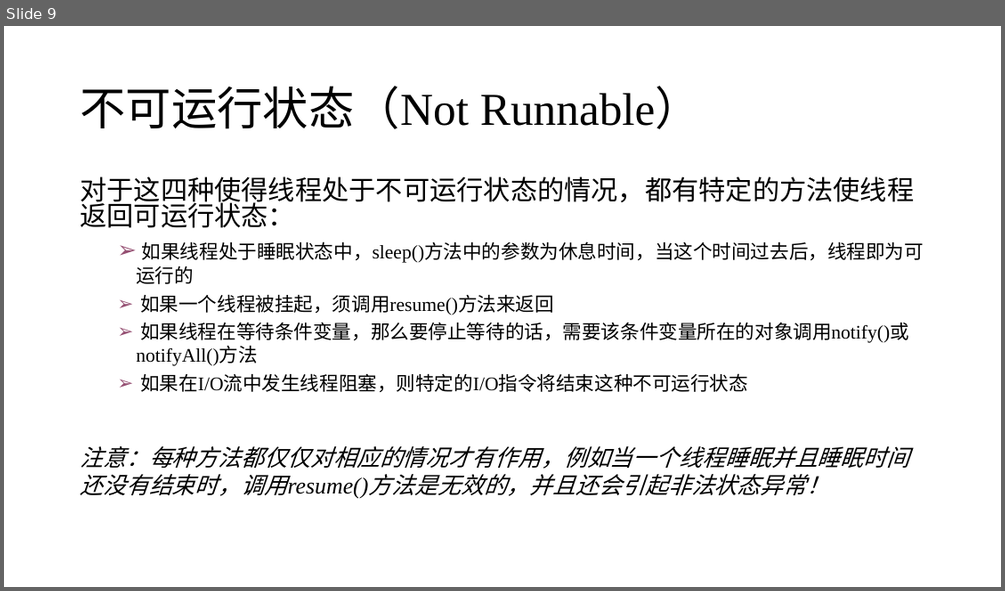
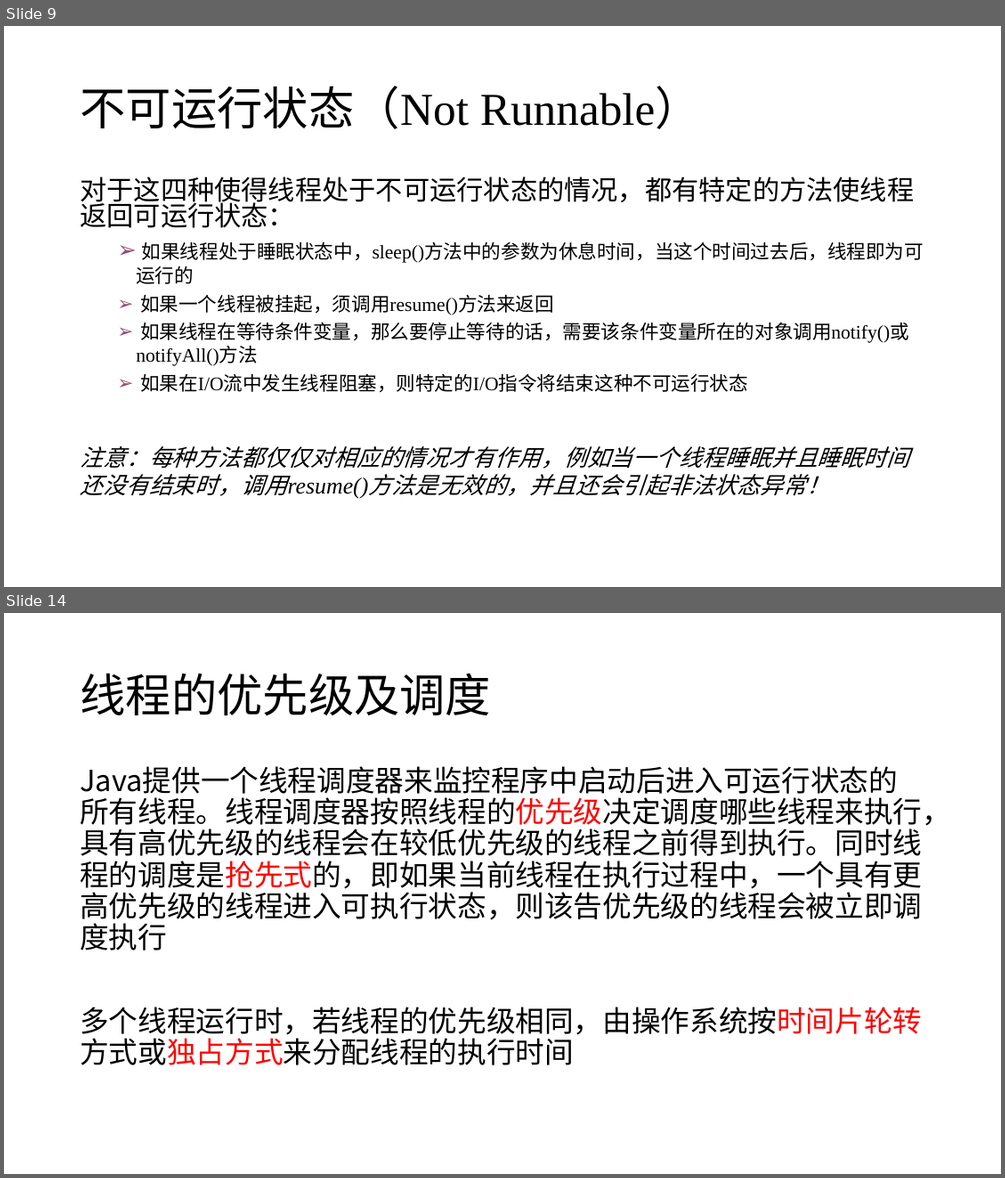
Before and after one commit to j-w-huang/oop, a slide deck: ch6/第六章 part3.pptx. Shown one above the other, each under a label of ours: slide 9 before the commit, slides 9 and 14 after it; the slides between them are not shown. The pictures are 1005x591 and 1005x1178 pixels, drawn with LibreOffice and Linux fonts; fonts in the diff are those of the drawing. Boxes give left, top, right and bottom in pixels: in the first picture for what was removed or moved away, otherwise in the second. Text is boxed around its words. In the diff, an @@ line names an element or a change of style, - is before the commit and + after.

```diff
--- a/ch6/第六章 part3.pptx
+++ b/ch6/第六章 part3.pptx
@@ slide 14 added at [4, 613, 1001, 1174], background #FFFFFF @@
@@ title added at [80, 673, 491, 715], 44 pt, text #000000 @@
+线程的优先级及调度
@@ text added at [80, 793, 951, 1065], 28 pt, text #000000 @@
+Java提供一个线程调度器来监控程序中启动后进入可运行状态的所有线程。线程调度器按照线程的优先级决定调度哪些线程来执行，具有高优先级的线程会在较低优先级的线程之前得到执行。同时线程的调度是抢先式的，即如果当前线程在执行过程中，一个具有更高优先级的线程进入可执行状态，则该告优先级的线程会被立即调度执行
+多个线程运行时，若线程的优先级相同，由操作系统按时间片轮转方式或独占方式来分配线程的执行时间
```
Also in this commit, not shown: 1 slide changed, 29 other slides added, 2 other files.
